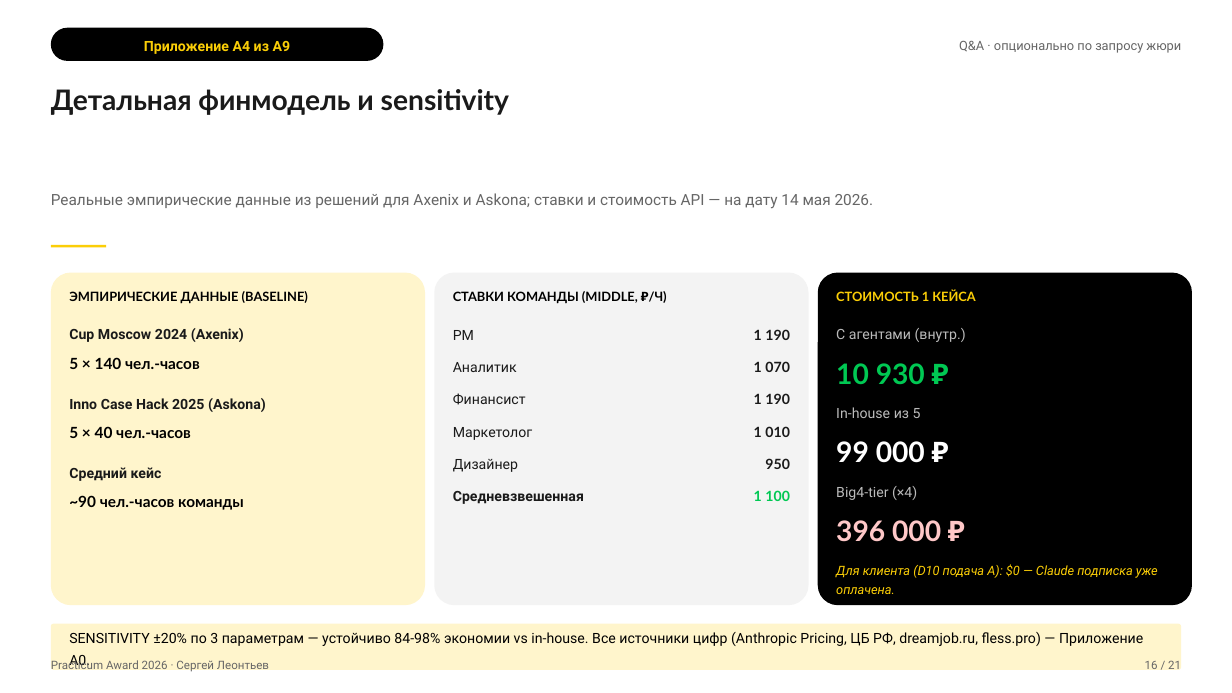
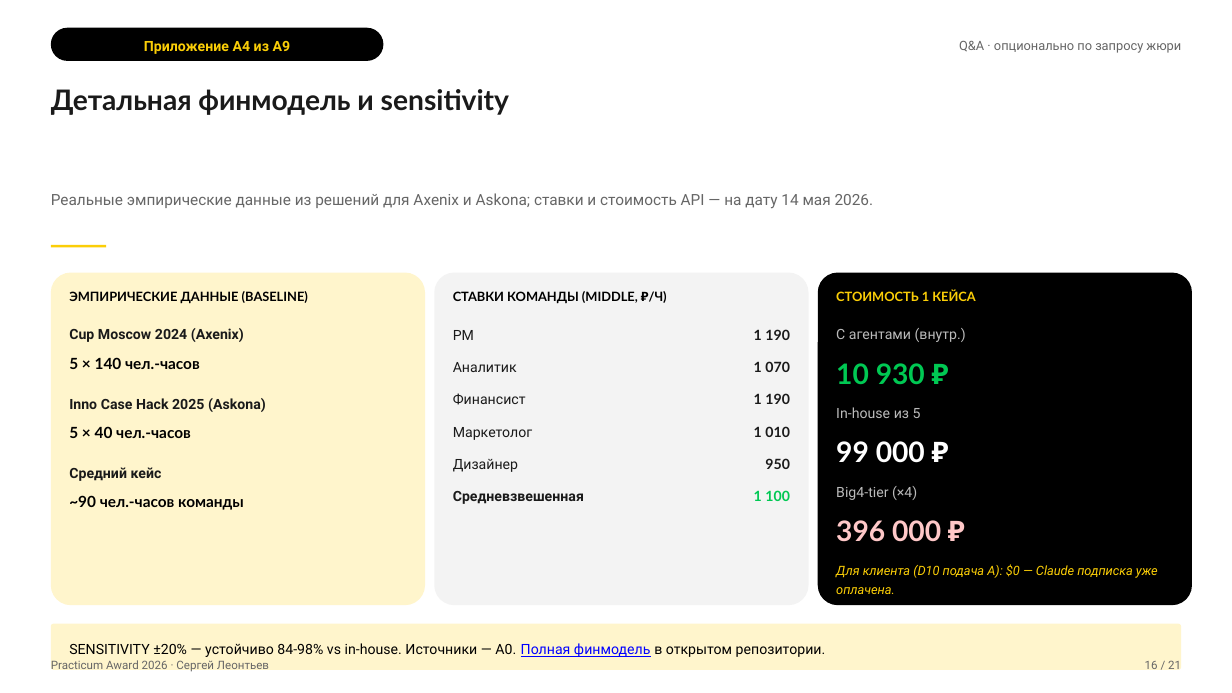
Before and after one commit to Suprrllys/case-team, a slide deck: slide 16 of presentation/practicum-award-2026-case-team.pptx. Drawn at 1232x693 pixels with LibreOffice and Linux fonts; fonts in the diff are those of the drawing. Boxes give left, top, right and bottom in pixels: in the first picture for what was removed or moved away, otherwise in the second. Text is boxed around its words. In the diff, an @@ line names an element or a change of style, - is before the commit and + after.

```diff
--- a/presentation/practicum-award-2026-case-team.pptx
+++ b/presentation/practicum-award-2026-case-team.pptx
@@ text at (x1=69, y1=643, x2=826, y2=657): text changed @@
-SENSITIVITY ±20% по 3 параметрам — устойчиво 84-98% экономии vs in-house. Все источники цифр (Anthropic Pricing, ЦБ РФ, dreamjob.ru, fless.pro) — Приложение A0.
+SENSITIVITY ±20% — устойчиво 84-98% vs in-house. Источники — A0. Полная финмодель в открытом репозитории.
```
Also in this commit, not shown: 7 other slides changed, 2 other files.
